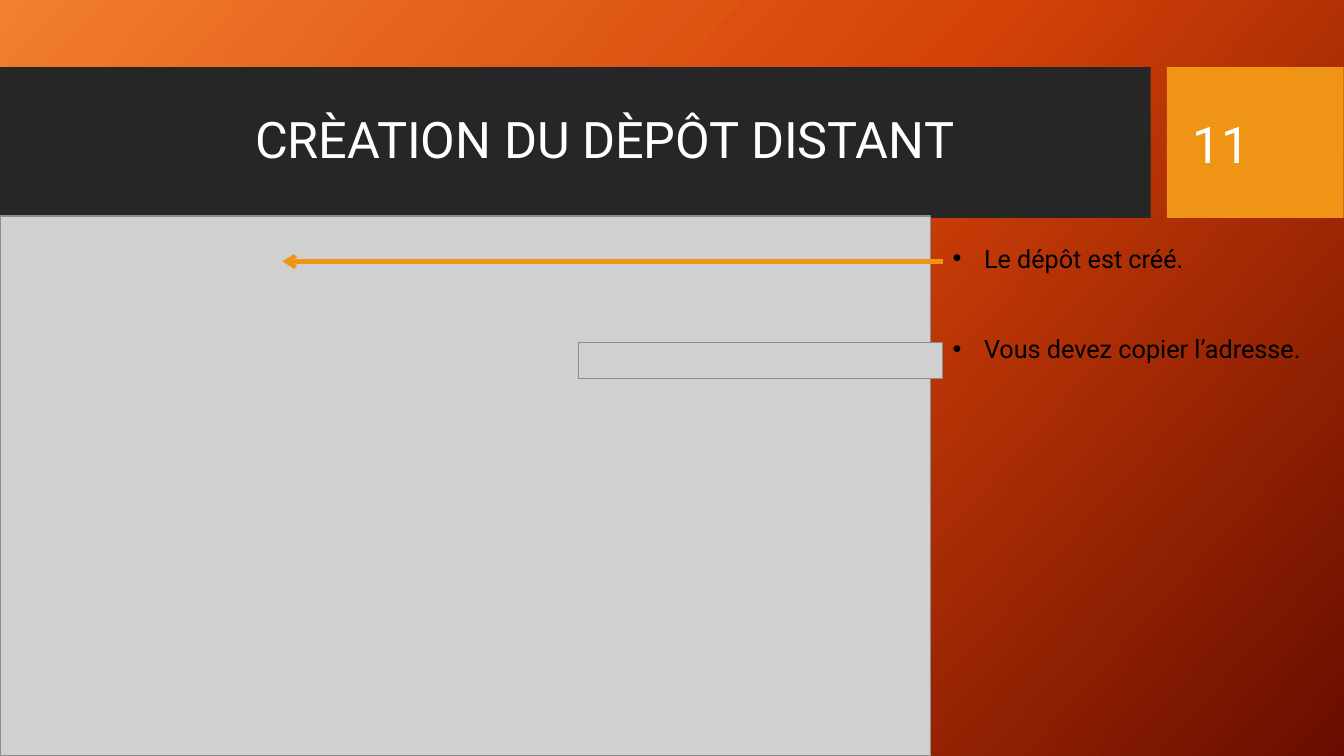
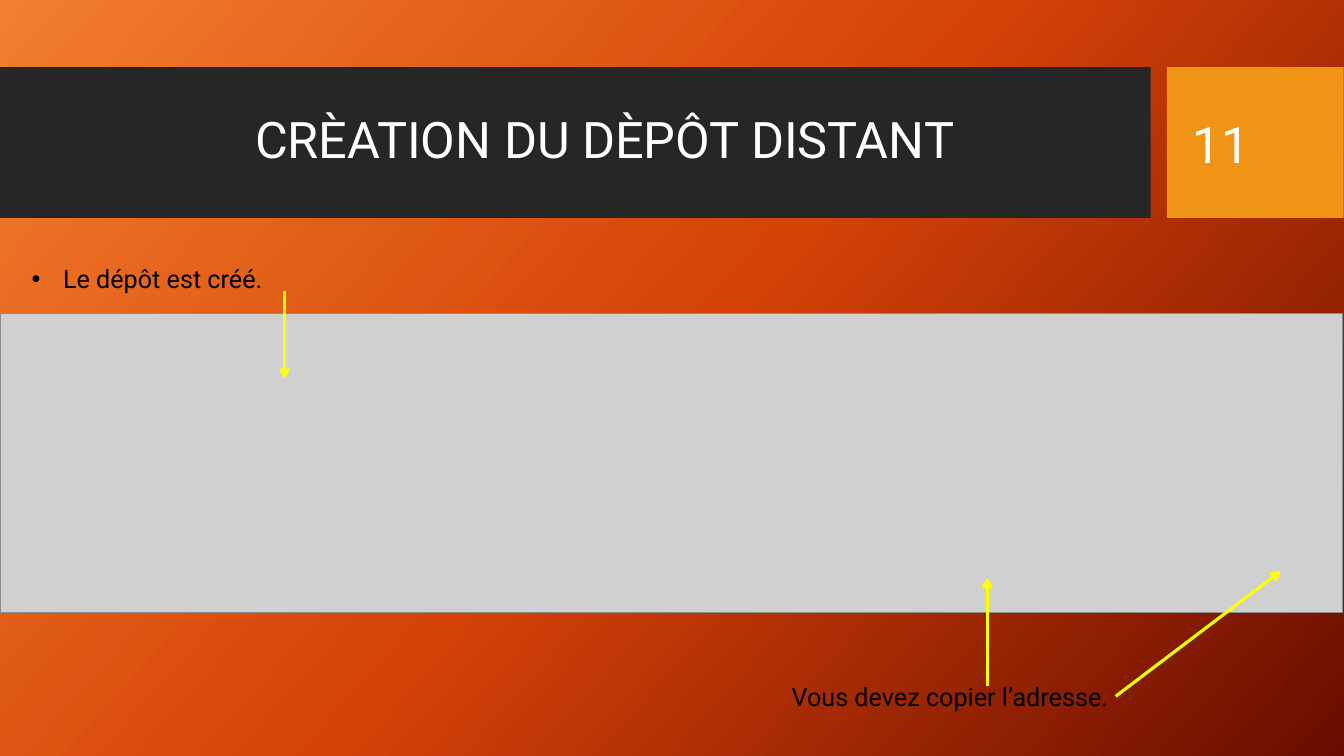
Before and after one commit to Math-Alex83/Expos-_git_cda_2210, a slide deck: slide 11 of Présentation_Git_CDA_2210.pptx. Drawn at 1344x756 pixels with LibreOffice and Linux fonts; fonts in the diff are those of the drawing; grey boxes stand for pictures; background and template pictures are left out. Boxes give left, top, right and bottom in pixels: in the first picture for what was removed or moved away, otherwise in the second. Text is boxed around its words. In the diff, an @@ line names an element or a change of style, - is before the commit and + after.

```diff
--- a/Présentation_Git_CDA_2210.pptx
+++ b/Présentation_Git_CDA_2210.pptx
@@ picture removed at [0,216,931,756] @@
@@ text "Le dépôt est créé.": place and size @@
-text "Le dépôt est créé." at [984,249,1300,363]
+text "Le dépôt est créé." at [63,269,262,293]
@@ arrow removed from (943, 261) to (282, 261) @@
@@ arrow added from (284, 290) to (284, 378), #FFFF00 2.25 pt @@
@@ picture added at [0,314,1343,613] @@
@@ picture removed at [579,342,944,378] @@
@@ text at [984,339,1300,363]: paragraph removed @@
-• Vous devez copier l’adresse.
@@ arrow added from (987, 686) to (987, 579), #FFFF00 2.25 pt @@
@@ arrow added from (1116, 697) to (1281, 572), #FFFF00 2.25 pt @@
@@ text added at [792,683,1108,711], 18 pt, text #000000 @@
+Vous devez copier l’adresse.
```
Also in this commit, not shown: 6 other slides changed, 1 other file.
